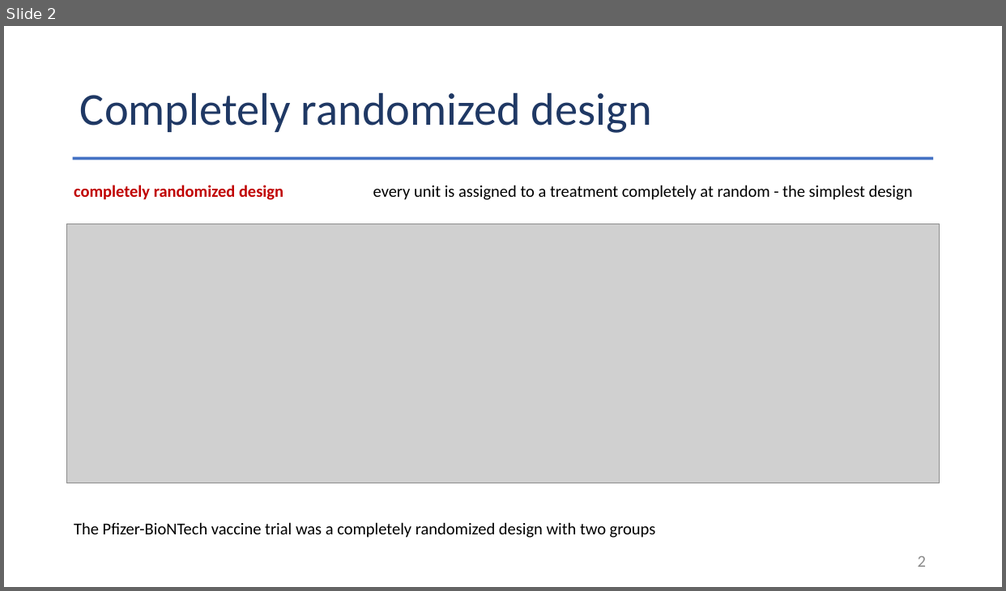
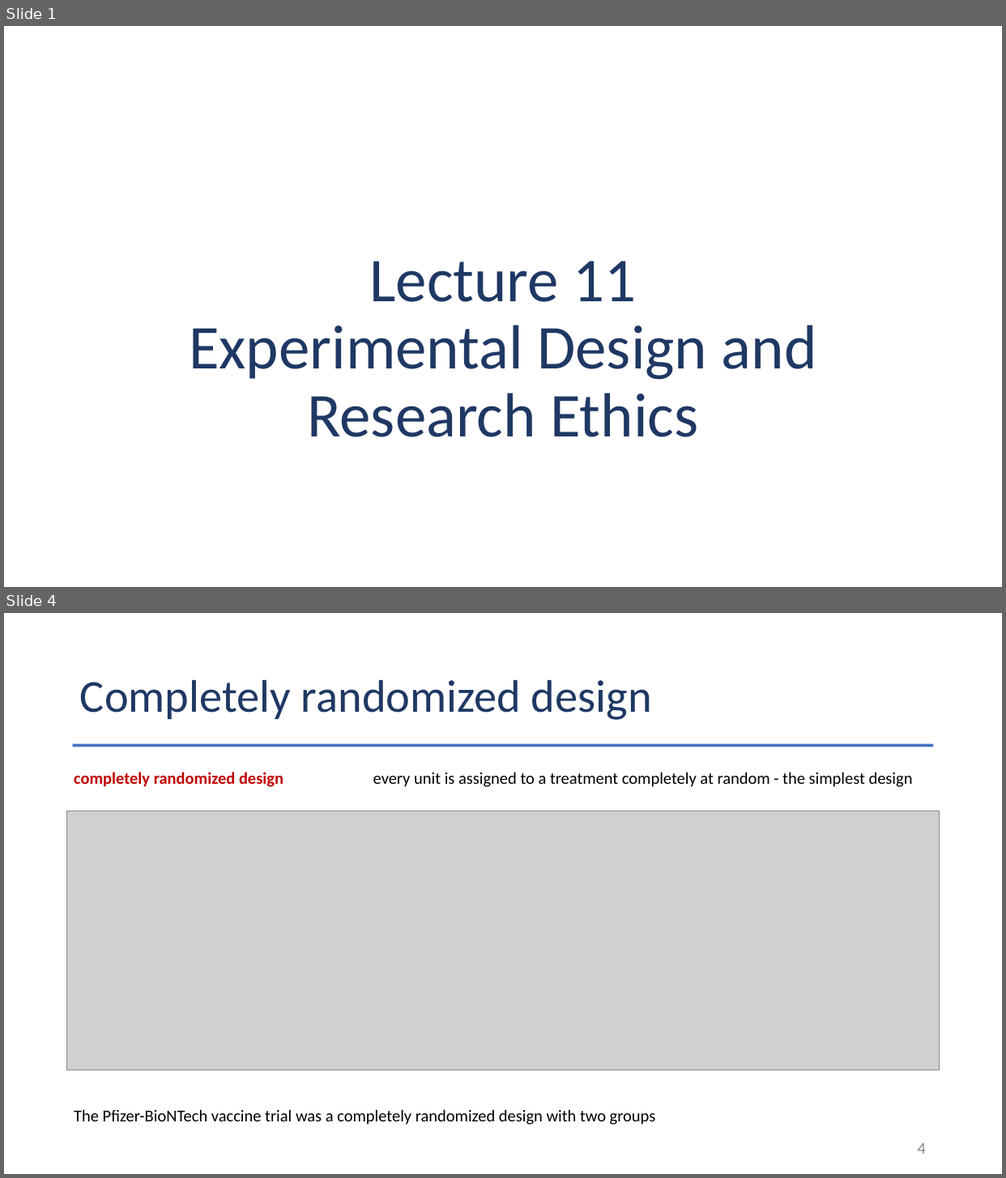
Before and after one commit to Jarred6068/Kvamme_UI_STAT251, a slide deck: docs/lecture_slides/Week 5/Week5_Lecture11_Slides_9_25_2026.pptx. Shown one above the other, each under a label of ours: slide 2 before the commit, slides 1 and 4 after it; the slides between them are not shown. The pictures are 1006x591 and 1006x1178 pixels, drawn with LibreOffice and Linux fonts; fonts in the diff are those of the drawing; grey boxes stand for pictures. Boxes give left, top, right and bottom in pixels: in the first picture for what was removed or moved away, otherwise in the second. Text is boxed around its words. In the diff, an @@ line names an element or a change of style, - is before the commit and + after.

```diff
--- a/docs/lecture_slides/Week 5/Week5_Lecture11_Slides_9_25_2026.pptx
+++ b/docs/lecture_slides/Week 5/Week5_Lecture11_Slides_9_25_2026.pptx
@@ slide 1 added at (4, 26, 1002, 587), background #FFFFFF @@
@@ title added at (189, 261, 817, 437), 60 pt, text #1F3864 @@
+Lecture 11
+Experimental Design and Research Ethics
@@ what was slide 2 is now slide 4 @@
@@ page number at (918, 1144, 926, 1154): text changed @@
-2
+4
```
Also in this commit, not shown: 2 slides changed, 2 other slides added, 28 other files.
